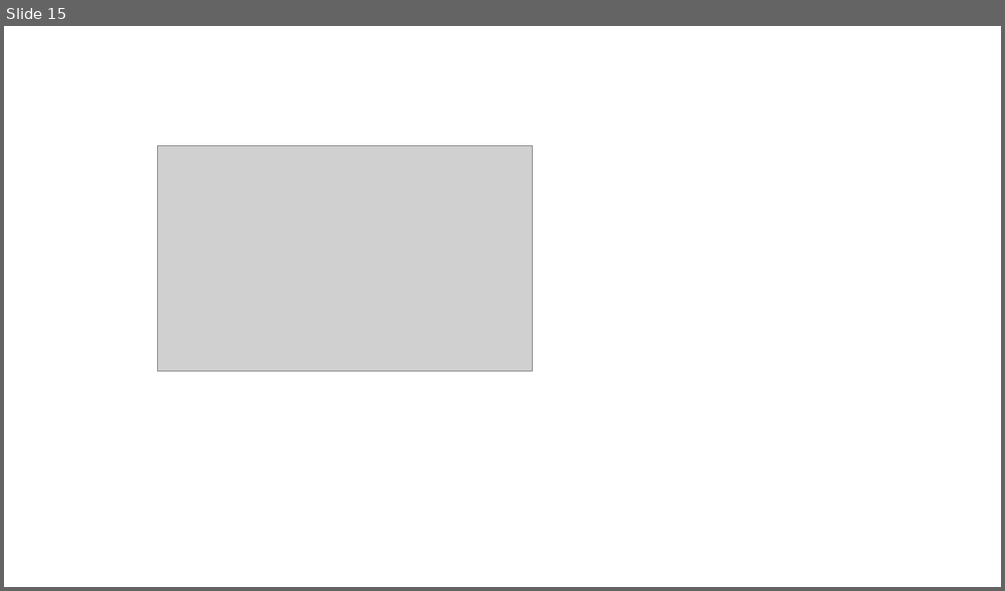
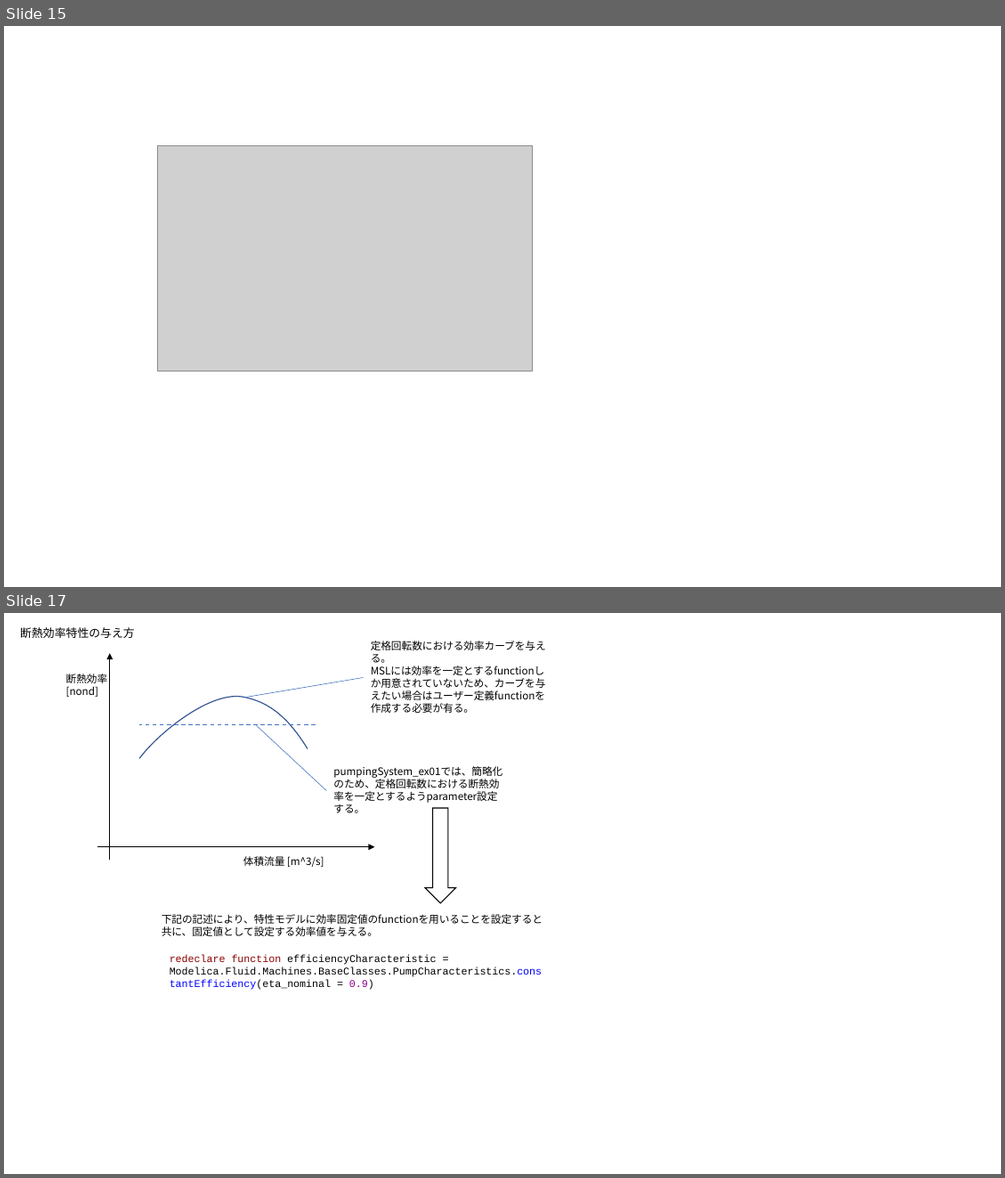
Before and after one commit to zeta-plusplus/WalkingInWorldOfThermoFluid, a slide deck: figs/makeFigs.pptx. Shown one above the other, each under a label of ours: slide 15 before the commit, slides 15 and 17 after it; the slides between them are not shown. The pictures are 1005x591 and 1005x1178 pixels, drawn with LibreOffice and Linux fonts; fonts in the diff are those of the drawing; grey boxes stand for pictures. Boxes give left, top, right and bottom in pixels: in the first picture for what was removed or moved away, otherwise in the second. Text is boxed around its words. In the diff, an @@ line names an element or a change of style, - is before the commit and + after.

```diff
--- a/figs/makeFigs.pptx
+++ b/figs/makeFigs.pptx
@@ slide 17 added at <box>4,613,1001,1174</box>, background #FFFFFF @@
@@ text added at <box>20,627,135,638</box>, 11 pt, text #000000 @@
+断熱効率特性の与え方
@@ arrow added from (109, 859) to (109, 653), #000000 0.5 pt @@
@@ text added at <box>371,641,546,713</box>, 10 pt, text #000000 @@
+定格回転数における効率カーブを与える。
+MSLには効率を一定とするfunctionしか用意されていないため、カーブを与えたい場合はユーザー定義functionを作成する必要が有る。
@@ text added at <box>66,674,108,697</box>, 10 pt, text #000000 @@
+断熱効率 [nond]
@@ line added from (363, 677) to (245, 698), #4472C4 0.5 pt @@
@@ freeform shape added at <box>139,696,307,758</box>, outline #325491 1 pt @@
@@ line added from (316, 724) to (139, 724), #4472C4 1 pt dashed @@
@@ line added from (326, 790) to (257, 726), #4472C4 0.5 pt @@
@@ text added at <box>333,766,502,813</box>, 10 pt, text #000000 @@
+pumpingSystem_ex01では、簡略化のため、定格回転数における断熱効率を一定とするようparameter設定する。
@@ down arrow added at <box>425,808,455,903</box>, fill #FFFFFF, outline #000000 1 pt @@
@@ arrow added from (97, 847) to (375, 847), #000000 0.5 pt @@
@@ text added at <box>243,856,324,867</box>, 10 pt, text #000000 @@
+体積流量 [m^3/s]
@@ text added at <box>162,914,542,936</box>, 10 pt, text #000000 @@
+下記の記述により、特性モデルに効率固定値のfunctionを用いることを設定すると共に、固定値として設定する効率値を与える。
@@ text added at <box>170,954,542,989</box>, 10 pt, text #000000 @@
+redeclare function efficiencyCharacteristic = Modelica.Fluid.Machines.BaseClasses.PumpCharacteristics.constantEfficiency(eta_nominal = 0.9)
```
Also in this commit, not shown: 1 other slide added, 2 other files.
